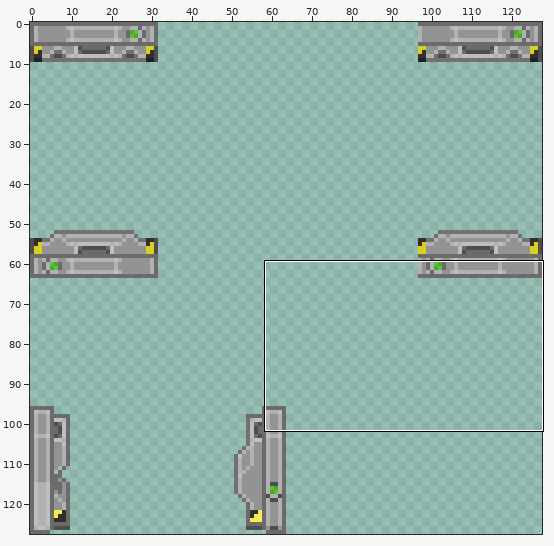
Sprite sheet, stored at Resources/Textures/_RMC14/Structures/Doors/Airlocks/DoubleDoor/personal_glass.rsi/open.png. Above: a wide view before the commit, with the close-up outlined.
Close-up. Before the edit:
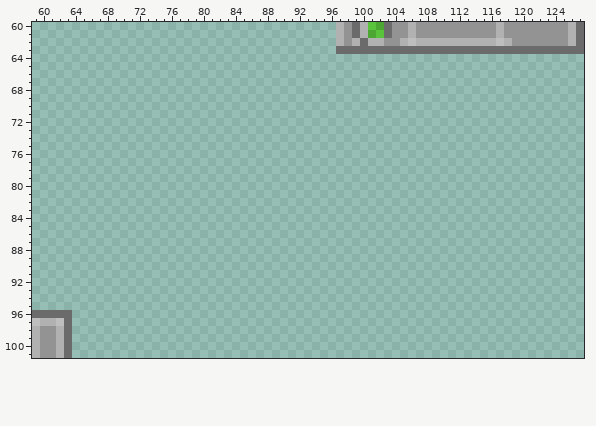
The file is 128x128 pixels. Shown: x 59..127, y 60..101.
The result:
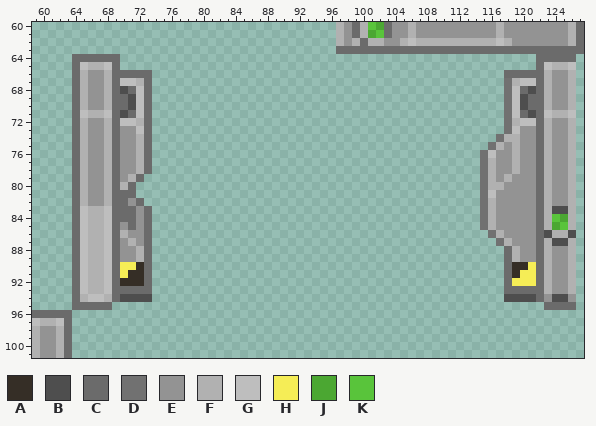
Palette (. is transparent): A #352e26  B #4e4e4e  C #6b6b6b  D #717171  E #939393  F #b1b1b1  G #bebebe  H #f5ed56  J #4ba732  K #59c43b
Diff:
y 64: x 64..69 ...... -> CCCCCC; x 122..126 ..... -> CCCCC
y 65: x 64..69 ...... -> CGFFGC; x 122..126 ..... -> CGFFG
y 66: x 64..73 .......... -> CFEEFCCCCC; x 118..126 ......... -> CCCCCFEEF
y 67: x 64..73 .......... -> CFEEFCGGFC; x 118..126 ......... -> DFGGCFEEF
y 68: x 64..73 .......... -> CFEEFCBCGC; x 118..126 ......... -> DGCBCFEEF
y 69..70: x 64..73 .......... -> CFEEFCCBGC; x 118..126 ......... -> DGBCCFEEF
y 71: x 64..73 .......... -> CGFFGCBCGC; x 118..126 ......... -> DGCBCGFFG
y 72: x 64..73 .......... -> CFEEFCGGFC; x 118..126 ......... -> DFGGCFEEF
y 73: x 64..73 .......... -> CFEEFCEEGC; x 118..126 ......... -> DGEECFEEF
y 74: x 64..73 .......... -> CFEEFCEEFC; x 117..126 .......... -> DFFEECFEEF
y 75: x 64..73 .......... -> CFEEFCEEFC; x 116..126 ........... -> DFEFEECFEEF
y 76: x 64..73 .......... -> CFEEFCEEFC; x 115..126 ............ -> DGEEFEECFEEF
y 77..78: x 64..73 .......... -> CFEEFCEEFC; x 115..126 ............ -> DFEEFEECFEEF
y 79: x 64..72 ......... -> CFEEFCEFC; x 115..126 ............ -> DFEFEEECFEEF
y 80: x 64..71 ........ -> CFEEFCFC; x 115..126 ............ -> DFFEEEECFEEF
y 81: x 64..71 ........ -> CFEEFCCC; x 115..126 ............ -> DGEEEEECFEEF
y 82: x 64..72 ......... -> CFEEFCCEC; x 115..126 ............ -> DFEEEEECFEEF
y 83: x 64..73 .......... -> CGFFGCCCEC; x 115..126 ............ -> DFEEEEECFBBF
y 84: x 64..73 .......... -> CGFFGCCCEC; x 115..126 ............ -> DFEEEEECFKJF
y 85: x 64..73 .......... -> CGFFGCECEC; x 115..126 ............ -> DFEEEEECFJKF
y 86: x 64..73 .......... -> CGFFGCFEEC; x 116..126 ........... -> DFEEEECBFFB
y 87: x 64..73 .......... -> CGFFGCEFEC; x 117..126 .......... -> DFEEECFBBF
y 88..89: x 64..73 .......... -> CGFFGCEEFC; x 118..126 ......... -> CFEECFEEF
y 90: x 64..73 .......... -> CGFFGCHHAC; x 118..126 ......... -> CAAHCFEEF
y 91: x 64..73 .......... -> CGFFGCHAAC; x 118..126 ......... -> CAHHCFEEF
y 92: x 64..73 .......... -> CGFFGCAAAC; x 118..126 ......... -> CHHHCFEEF
y 93: x 64..73 .......... -> CGFFGCCCCC; x 118..126 ......... -> CCCCCFEEF
y 94: x 64..73 .......... -> CFGGFCBBBB; x 118..126 ......... -> BBBBCEBBE
y 95: x 64..68 ..... -> CCCCC; x 123..126 .... -> CCCC
Where, in picture pixels (left, top, right, bottom), the same in both close-ups:
added: (72, 54, 152, 310)
added: (480, 54, 576, 310)
